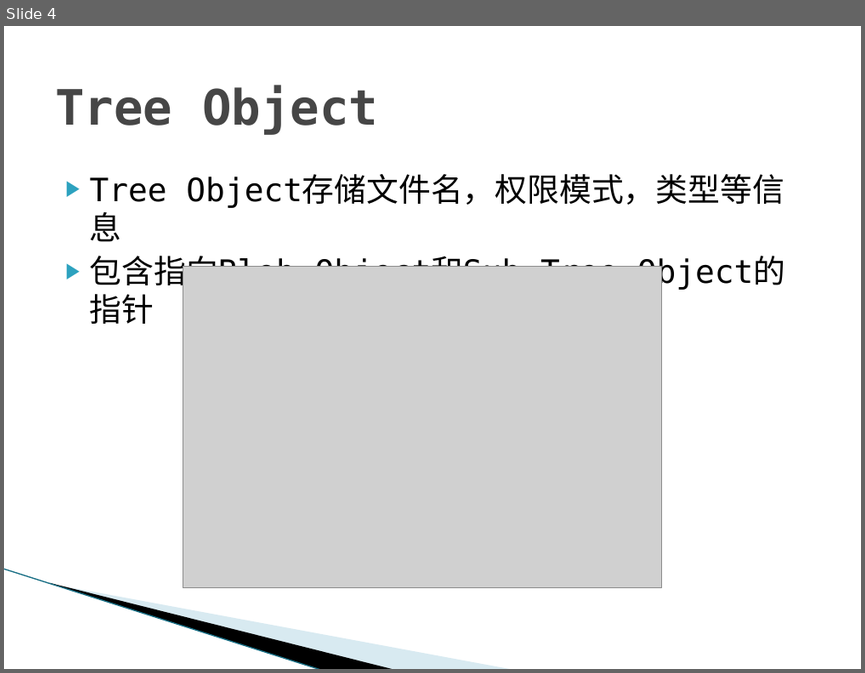
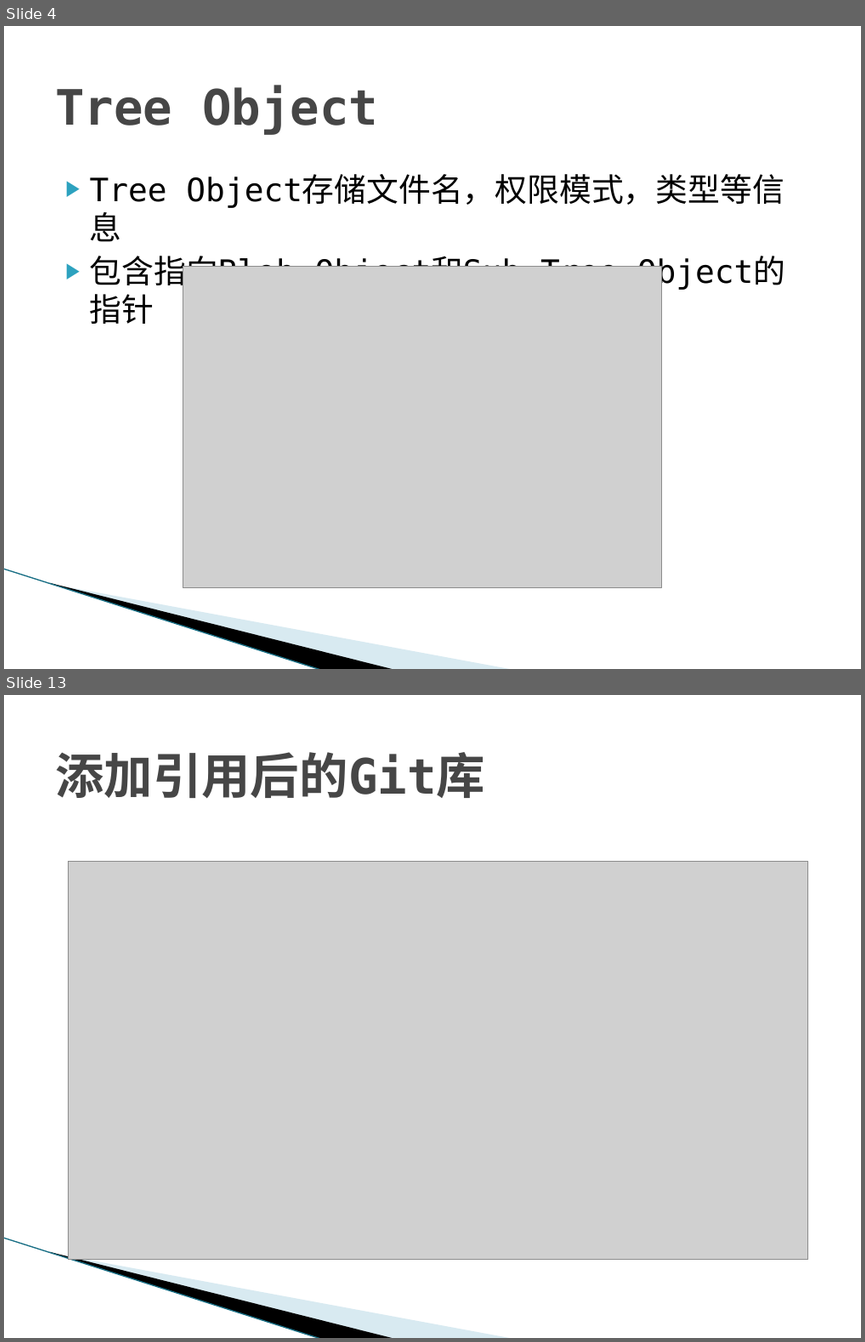
Before and after one commit to texnician/demo, a slide deck: ppt/Git.pptx. Shown one above the other, each under a label of ours: slide 4 before the commit, slides 4 and 13 after it; the slides between them are not shown. The pictures are 865x673 and 865x1342 pixels, drawn with LibreOffice and Linux fonts; fonts in the diff are those of the drawing; grey boxes stand for pictures; background and template pictures are left out. Boxes give left, top, right and bottom in pixels: in the first picture for what was removed or moved away, otherwise in the second. Text is boxed around its words. In the diff, an @@ line names an element or a change of style, - is before the commit and + after.

```diff
--- a/ppt/Git.pptx
+++ b/ppt/Git.pptx
@@ slide 13 added at box(4, 695, 861, 1338), background #FFFFFF; not listed: 3 template elements that a slide beside it also shows @@
@@ title added at box(55, 752, 485, 798), 41 pt, text #464646, bold @@
+添加引用后的Git库
@@ picture added at box(69, 862, 809, 1259) @@
```
Also in this commit, not shown: 1 slide changed, 9 other slides added, 2 slides removed, 2 other files.
